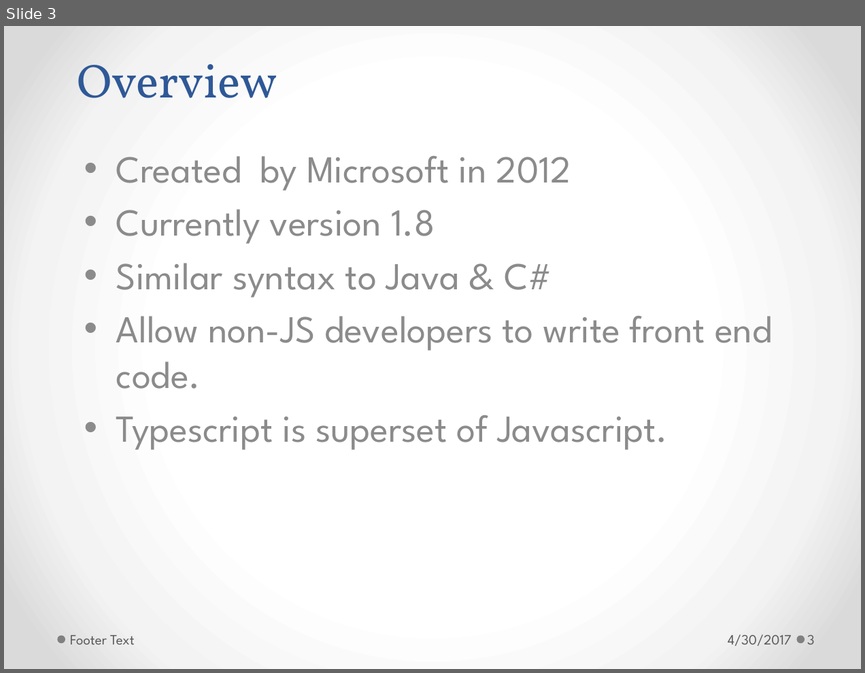
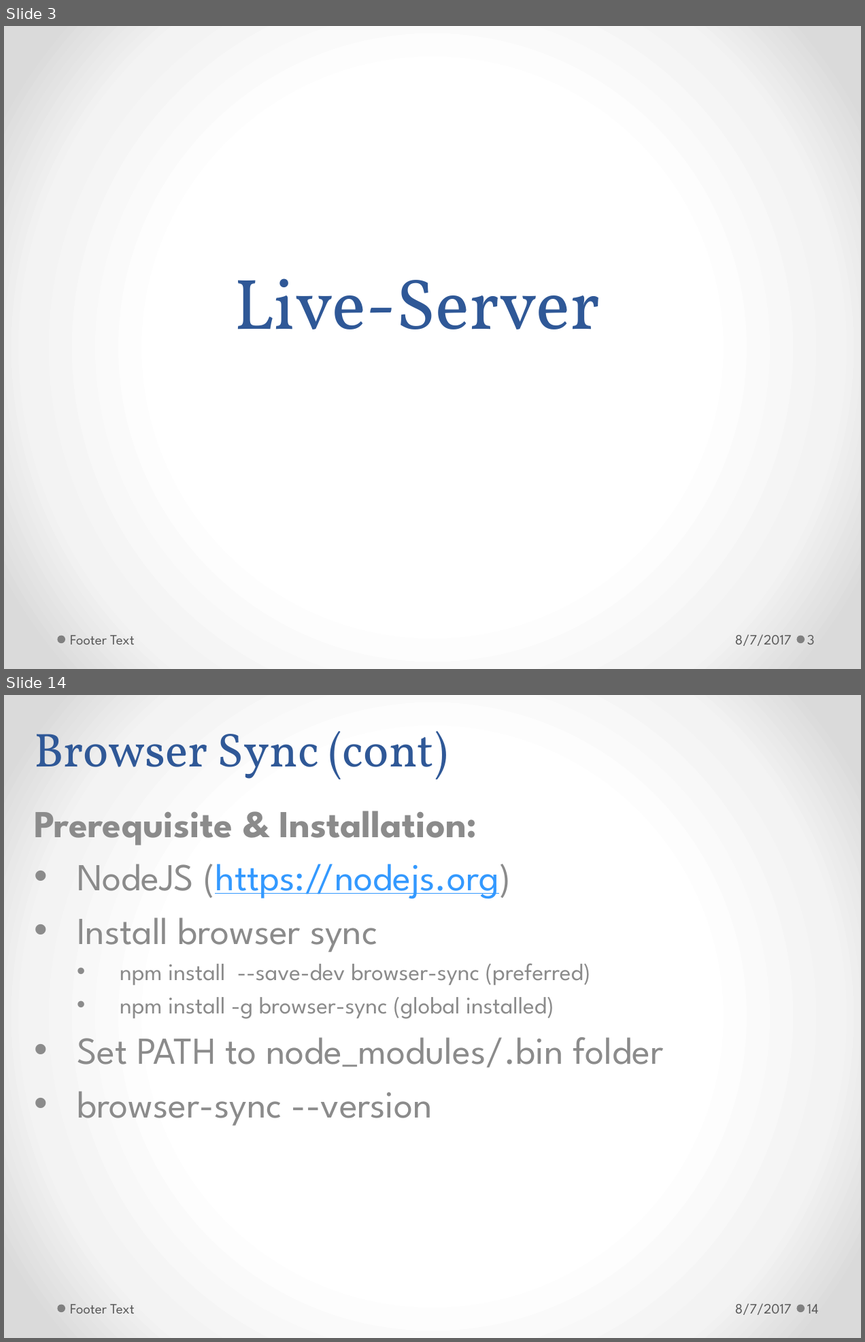
Before and after one commit to h-t-tran/brown, a slide deck: productivity/productivity.pptx. Shown one above the other, each under a label of ours: slide 3 before the commit, slides 3 and 14 after it; the slides between them are not shown. The pictures are 865x673 and 865x1342 pixels, drawn with LibreOffice and Linux fonts; fonts in the diff are those of the drawing. Boxes give left, top, right and bottom in pixels: in the first picture for what was removed or moved away, otherwise in the second. Text is boxed around its words. In the diff, an @@ line names an element or a change of style, - is before the commit and + after.

```diff
--- a/productivity/productivity.pptx
+++ b/productivity/productivity.pptx
@@ slide 14 added at (x1=4, y1=695, x2=861, y2=1338), background gradient #FFFFFF to #F4F4F4 to #DADADA; not listed: 2 template elements that a slide beside it also shows @@
@@ title added at (x1=34, y1=731, x2=447, y2=779), 40 pt, text #2F5897 @@
+Browser Sync (cont)
@@ subtitle added at (x1=34, y1=811, x2=664, y2=1125), 32 pt, text #8C8C8C @@
+Prerequisite & Installation:
+• NodeJS (https://nodejs.org)
+• Install browser sync
+  • npm install --save-dev browser-sync (preferred)
+  • npm install -g browser-sync (global installed)
+• Set PATH to node_modules/.bin folder
+• browser-sync --version
@@ text added at (x1=70, y1=1304, x2=135, y2=1313), 12 pt, text #595959 @@
+Footer Text
@@ text added at (x1=735, y1=1303, x2=791, y2=1314), 12 pt, text #595959 @@
+8/7/2017
@@ page number added at (x1=807, y1=1304, x2=819, y2=1313), 12 pt, text #595959 @@
+14
@@ slide 3 changed as well @@
@@ title removed at (x1=77, y1=64, x2=277, y2=98) @@
-Overview
@@ subtitle removed at (x1=116, y1=156, x2=772, y2=450) @@
-• Created by Microsoft in 2012
-• Currently version 1.8
-• Similar syntax to Java & C#
-• Allow non-JS developers to write front end code.
-• Typescript is superset of Javascript.
@@ title added at (x1=234, y1=278, x2=600, y2=329), 60 pt, text #2F5897 @@
+Live-Server
@@ text at (x1=735, y1=634, x2=791, y2=645): text changed @@
-4/30/2017
+8/7/2017
```
Also in this commit, not shown: 4 other slides changed, 20 other slides added, 10 slides removed, 14 other files.
